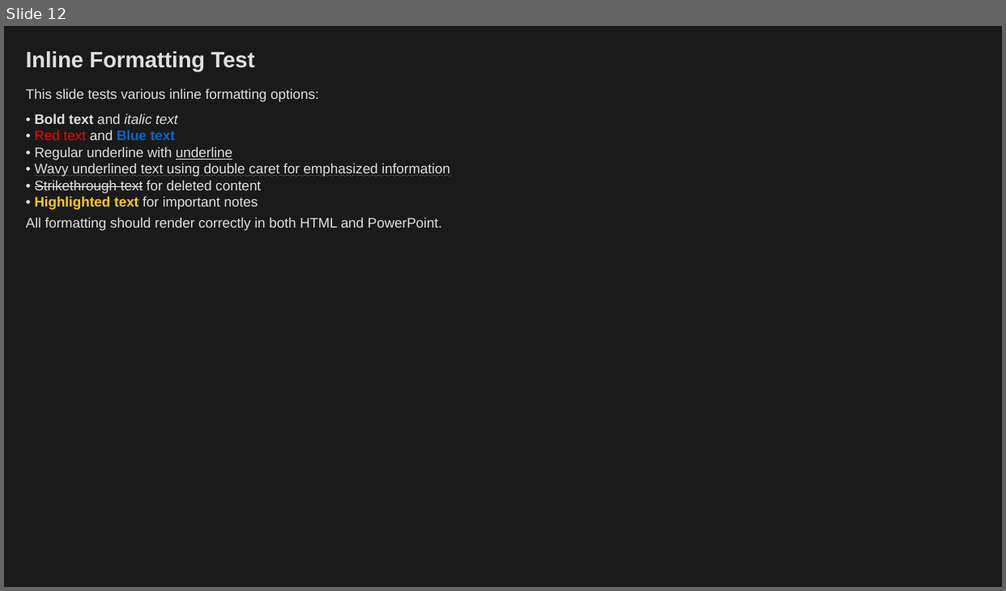
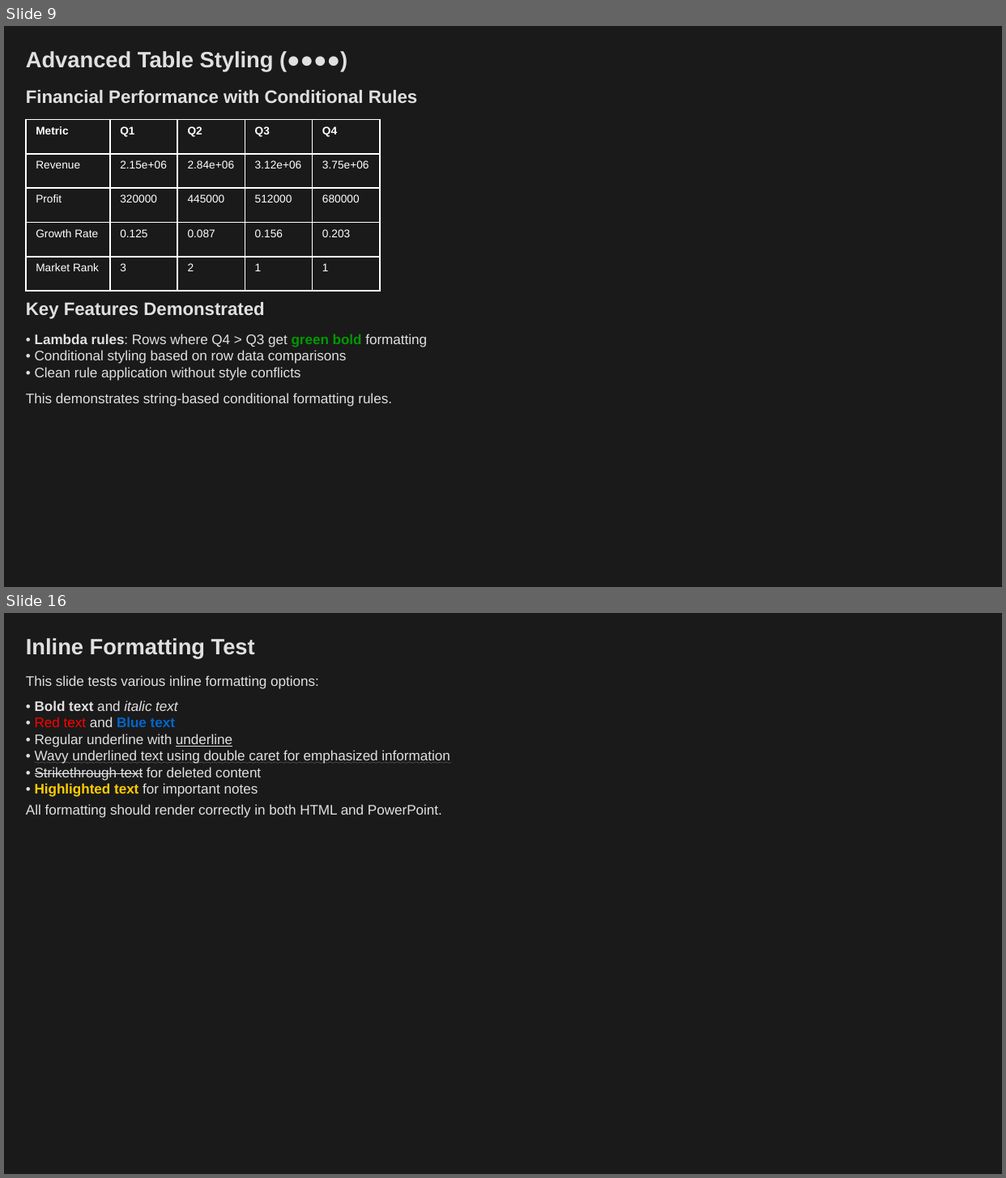
Before and after one commit to louisazhou/slidegenerator, a slide deck: output/notebook_example_dark.pptx. Shown one above the other, each under a label of ours: slide 12 before the commit, slides 9 and 16 after it; the slides between them are not shown. The pictures are 1006x591 and 1006x1178 pixels, drawn with LibreOffice and Linux fonts; fonts in the diff are those of the drawing. Boxes give left, top, right and bottom in pixels: in the first picture for what was removed or moved away, otherwise in the second. Text is boxed around its words. In the diff, an @@ line names an element or a change of style, - is before the commit and + after.

Commit message:
add counter toc on titles; improve how we style dataframe tables

```diff
--- a/output/notebook_example_dark.pptx
+++ b/output/notebook_example_dark.pptx
@@ slide 9 added at [4,26,1002,587], background #1A1A1A @@
@@ text added at [26,51,274,72], 16 pt, text #E0E0E0, bold @@
+Advanced Table Styling (●●●●)
@@ text added at [26,90,417,103], 13 pt, text #E0E0E0, bold @@
+Financial Performance with Conditional Rules
@@ table added at [26,120,381,292], 5 rows, 5 columns @@
+Metric | Q1 | Q2 | Q3 | Q4
+Revenue | 2.15e+06 | 2.84e+06 | 3.12e+06 | 3.75e+06
+Profit | 320000 | 445000 | 512000 | 680000
+Growth Rate | 0.125 | 0.087 | 0.156 | 0.203
+Market Rank | 3 | 2 | 1 | 1
@@ text added at [26,302,264,319], 13 pt, text #E0E0E0, bold @@
+Key Features Demonstrated
@@ text added at [35,334,427,381], 10 pt, text #E0E0E0 @@
+• Lambda rules: Rows where Q4 > Q3 get green bold formatting
+• Conditional styling based on row data comparisons
+• Clean rule application without style conflicts
@@ text added at [26,393,392,407], 10 pt, text #E0E0E0 @@
+This demonstrates string-based conditional formatting rules.
@@ what was slide 12 is now slide 16 @@
```
Also in this commit, not shown: 9 slides changed, 4 other slides added, 1 slide removed, 28 other files.
